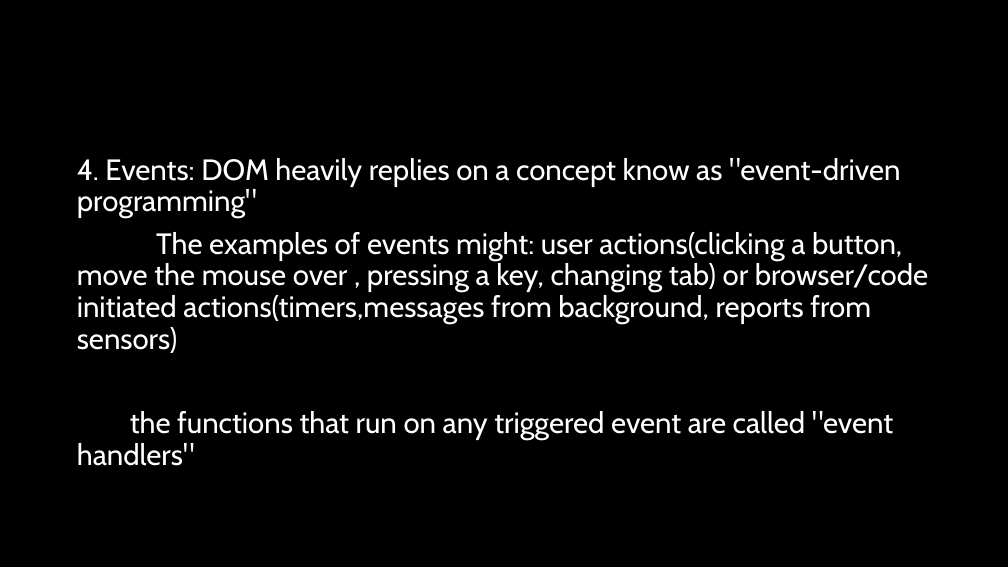
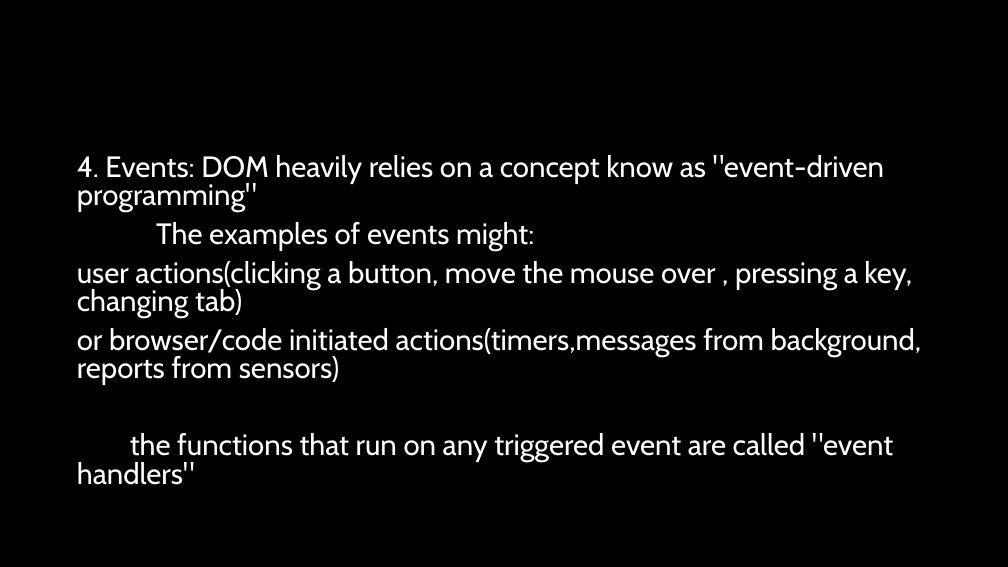
Before and after one commit to natiquekeyin/fall2024, a slide deck: slide 13 of FrontEnd/Week5/Week 5.pptx. Drawn at 1008x567 pixels with LibreOffice and Linux fonts; fonts in the diff are those of the drawing. Boxes give left, top, right and bottom in pixels: in the first picture for what was removed or moved away, otherwise in the second. Text is boxed around its words. In the diff, an @@ line names an element or a change of style, - is before the commit and + after.

```diff
--- a/FrontEnd/Week5/Week 5.pptx
+++ b/FrontEnd/Week5/Week 5.pptx
@@ text at (77,155,922,385): text changed @@
-4. Events: DOM heavily replies on a concept know as "event-driven programming"
-The examples of events might: user actions(clicking a button, move the mouse over , pressing a key, changing tab) or browser/code initiated actions(timers,messages from background, reports from sensors)
+4. Events: DOM heavily relies on a concept know as "event-driven programming"
+The examples of events might:
+user actions(clicking a button, move the mouse over , pressing a key, changing tab)
+or browser/code initiated actions(timers,messages from background, reports from sensors)
@@ text at (77,433,893,485): line spacing 0.9 to 0.8 @@
```
Also in this commit, not shown: 18 other files.
